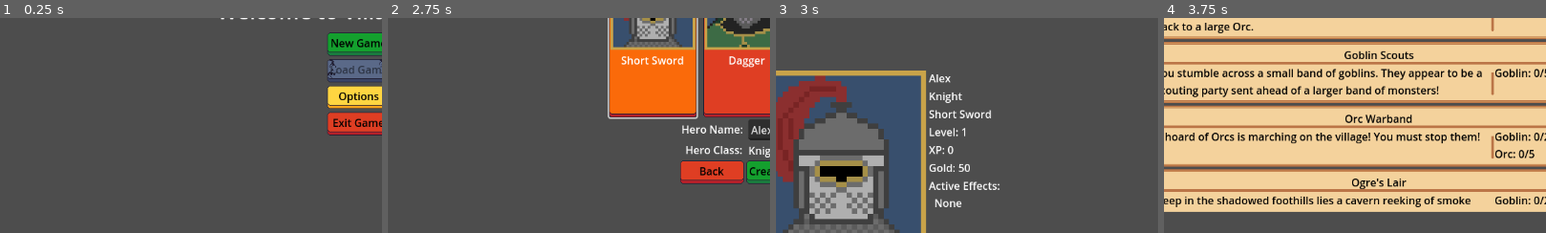
Above: before the commit, frames 1-4 (left to right).
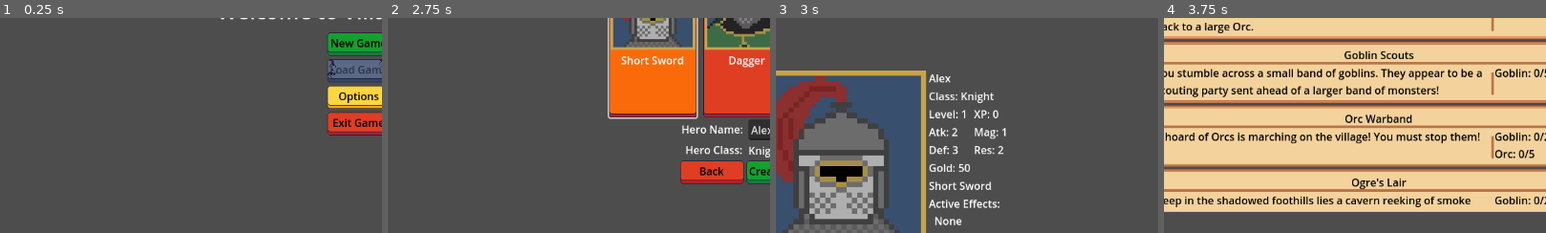
Above: after the commit, the same moments.

Repository: navtges3/PixelValley
Game: Godot game, scene res://scenes/ui/screens/main_menu_screen.tscn
Two runs of this game, one before a commit and one after it. Both use one fixed random seed, a clock stepped at 60 frames per second and the inputs below.
Inputs (mouse positions are % of the whole screen's width and height, from its top left):
- Up to frame 1 (0.25 s): no input
- Up to frame 2 (2.75 s): click "New Game" at 0.5 s; click (56, 65) at 1.27 s; type "Alex" at 1.35 s; click (38, 42) at 2.02 s
- Up to frame 3 (3 s): click "Create Hero" at 2.75 s
- Up to frame 4 (3.75 s): click "Quests" at 3.5 s
The pictures show only the part of the screen within x 3-53%, y 39-89%; the shares and areas given below are measured in that part.

Frames 1-2 are identical in both runs. In frame 3, 2.7% of the frame differs, in the area x 40-61%, y 34-97%; in frame 4, nothing differs.

Commit message:
Reworked hero visuals and updated monster tres

Diff:
--- a/resources/monsters/goblin.tres
+++ b/resources/monsters/goblin.tres
@@ -29,4 +29,5 @@
 magic_modifier = 0
 defense_modifier = 0
 resistance_modifier = 0
+rest_cooldown = 0
 metadata/_custom_type_script = "uid://bd6ohffno5w7r"
--- a/resources/monsters/ogre.tres
+++ b/resources/monsters/ogre.tres
@@ -29,4 +29,5 @@
 magic_modifier = 0
 defense_modifier = 0
 resistance_modifier = 0
+rest_cooldown = 0
 metadata/_custom_type_script = "uid://bd6ohffno5w7r"
--- a/resources/monsters/orc.tres
+++ b/resources/monsters/orc.tres
@@ -29,4 +29,5 @@
 magic_modifier = 0
 defense_modifier = 0
 resistance_modifier = 0
+rest_cooldown = 0
 metadata/_custom_type_script = "uid://bd6ohffno5w7r"
--- a/scenes/ui/components/hero_ui.tscn
+++ b/scenes/ui/components/hero_ui.tscn
@@ -67,34 +67,63 @@
 theme_override_colors/font_color = Color(0, 0, 0, 1)
 text = "25/100"
 
-[node name="Stats" type="VBoxContainer" parent="."]
+[node name="HeroInfo" type="VBoxContainer" parent="."]
 layout_mode = 2
 
-[node name="NameLabel" type="Label" parent="Stats"]
+[node name="NameLabel" type="Label" parent="HeroInfo"]
 layout_mode = 2
 text = "Name"
 
-[node name="ClassLabel" type="Label" parent="Stats"]
+[node name="ClassLabel" type="Label" parent="HeroInfo"]
 layout_mode = 2
 text = "Class"
 
-[node name="WeaponLabel" type="Label" parent="Stats"]
+[node name="GridContainer" type="GridContainer" parent="HeroInfo"]
+layout_mode = 2
+theme_override_constants/h_separation = 10
+columns = 2
+
+[node name="LevelLabel" type="Label" parent="HeroInfo/GridContainer"]
+layout_mode = 2
+text = "Level: 1"
+
+[node name="XPLabel" type="Label" parent="HeroInfo/GridContainer"]
+layout_mode = 2
+text = "Xp: 0"
+
+[node name="AttackLabel" type="Label" parent="HeroInfo/GridContainer"]
+layout_mode = 2
+tooltip_text = "Attack increases physical damage."
+mouse_filter = 0
+text = "Atk: 1"
+
+[node name="MagicLabel" type="Label" parent="HeroInfo/GridContainer"]
+layout_mode = 2
+tooltip_text = "Magic increases magic damage."
+mouse_filter = 0
+text = "Mag: 1"
+
+[node name="DefenseLabel" type="Label" parent="HeroInfo/GridContainer"]
+layout_mode = 2
+tooltip_text = "Defense increases physical protection."
+mouse_filter = 0
+text = "Def: 1"
+
+[node name="ResistanceLabel" type="Label" parent="HeroInfo/GridContainer"]
+layout_mode = 2
+tooltip_text = "Resistance increases magic protection."
+mouse_filter = 0
+text = "Res: 1"
+
+[node name="GoldLabel" type="Label" parent="HeroInfo"]
+layout_mode = 2
+text = "Gold: 0"
+
+[node name="WeaponLabel" type="Label" parent="HeroInfo"]
 layout_mode = 2
 text = "Weapon"
 
-[node name="LevelLabel" type="Label" parent="Stats"]
-layout_mode = 2
-text = "Level: 1"
-
-[node name="XPLabel" type="Label" parent="Stats"]
-layout_mode = 2
-text = "Xp: 0"
-
-[node name="GoldLabel" type="Label" parent="Stats"]
-layout_mode = 2
-text = "Gold: 0"
-
-[node name="ActiveEffectsLabel" type="Label" parent="Stats"]
+[node name="ActiveEffectsLabel" type="Label" parent="HeroInfo"]
 layout_mode = 2
 text = "Active Effects:
   None"
--- a/scripts/ui/components/hero_ui.gd
+++ b/scripts/ui/components/hero_ui.gd
@@ -6,13 +6,18 @@
 @onready var health_label = $Visuals/Bars/HealthBar/HealthLabel
 @onready var energy_bar = $Visuals/Bars/EnergyBar
 @onready var energy_label = $Visuals/Bars/EnergyBar/EnergyLabel
-@onready var name_label = $Stats/NameLabel
-@onready var class_label = $Stats/ClassLabel
-@onready var weapon_label = $Stats/WeaponLabel
-@onready var level_label = $Stats/LevelLabel
-@onready var experience_label = $Stats/XPLabel
-@onready var gold_label = $Stats/GoldLabel
-@onready var active_effects_label = $Stats/ActiveEffectsLabel
+@onready var name_label = $HeroInfo/NameLabel
+@onready var class_label = $HeroInfo/ClassLabel
+@onready var level_label = $HeroInfo/GridContainer/LevelLabel
+@onready var experience_label = $HeroInfo/GridContainer/XPLabel
+@onready var attack_label: Label = $HeroInfo/GridContainer/AttackLabel
+@onready var magic_label: Label = $HeroInfo/GridContainer/MagicLabel
+@onready var defense_label: Label = $HeroInfo/GridContainer/DefenseLabel
+@onready var resistance_label: Label = $HeroInfo/GridContainer/ResistanceLabel
+
+@onready var gold_label = $HeroInfo/GoldLabel
+@onready var weapon_label = $HeroInfo/WeaponLabel
+@onready var active_effects_label = $HeroInfo/ActiveEffectsLabel
 
 var hero: Hero = null
 
@@ -22,12 +27,16 @@
 
 func refresh() -> void:
 	name_label.text = hero.name
-	class_label.text = hero.hero_class
+	class_label.text = "Class: " + hero.hero_class
 	picture.texture = hero.portrait
-	weapon_label.text = hero.inventory.weapon.name
 	level_label.text = "Level: " + str(hero.level)
 	experience_label.text = "XP: " + str(hero.experience)
+	attack_label.text = "Atk: " + str(hero.stat_block.attack)
+	magic_label.text = "Mag: " + str(hero.stat_block.magic)
+	defense_label.text = "Def: " + str(hero.stat_block.defense)
+	resistance_label.text = "Res: " + str(hero.stat_block.resistance)
 	gold_label.text = "Gold: " + str(hero.inventory.gold)
+	weapon_label.text = hero.inventory.weapon.name
 	update_health_bar()
 	update_energy_bar()
 	update_active_effects()
